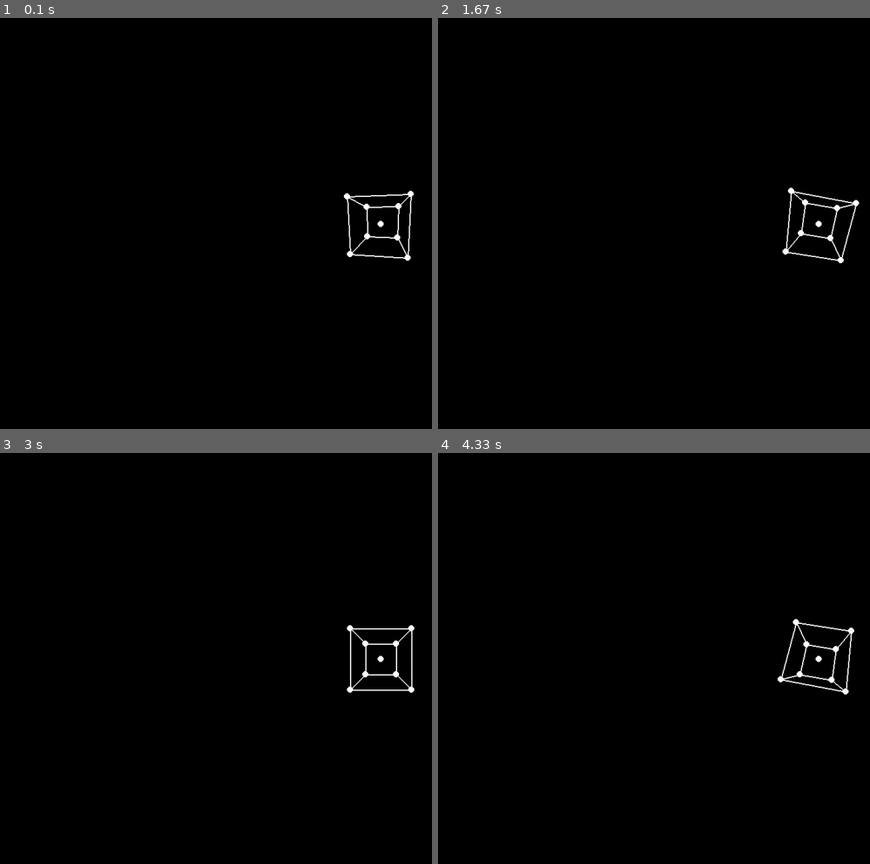
Above: before the commit, frames 1-4 (two rows, left to right).
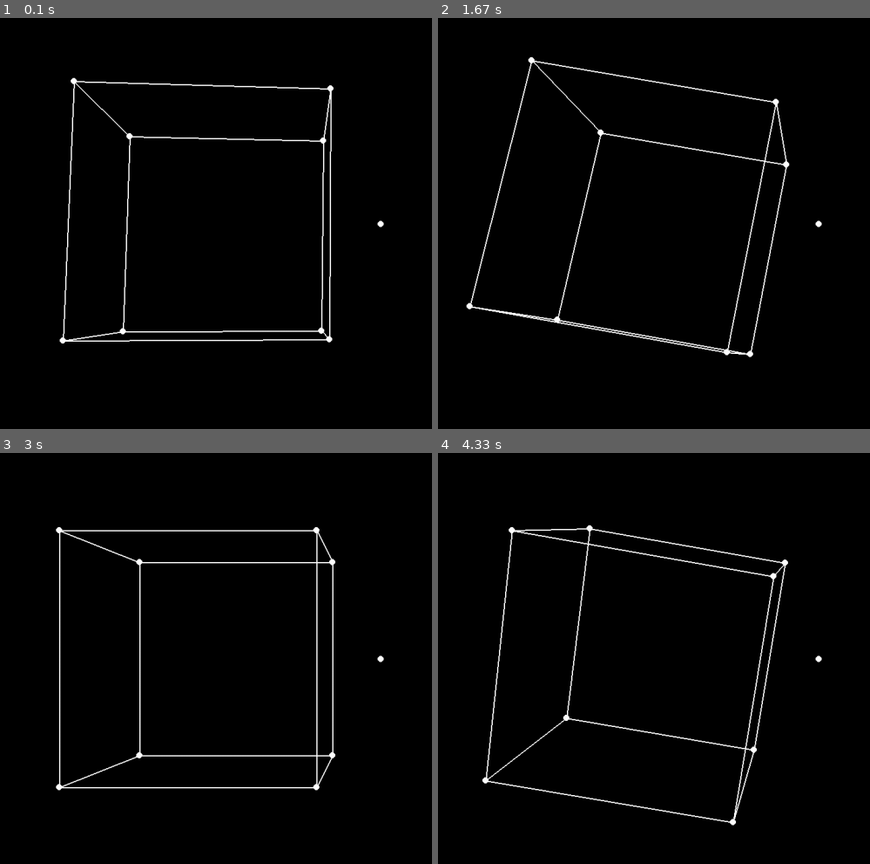
Above: after the commit, the same moments.

Repository: SteakFisher/pyGameEngine
Game: pygame game, started from main.py
The game is run twice, just before and just after one commit, with the same random seed, the same clock (stepped at 60 frames per second) and the same inputs.
Inputs:
- Up to frame 1 (0.1 s): no input
- Up to frame 2 (1.67 s): no input
- Up to frame 3 (3 s): no input
- Up to frame 4 (4.33 s): no input

The runs differ from the first frame. In frame 1, 2.8% of the frame differs, in the area x 13-96%, y 14-80%; in frame 2, 2.8%; in frame 3, 2.9%, in the area x 12-96%, y 18-83%; in frame 4, 2.9%.

Commit message:
Projection matrix works now

Diff:
--- a/main.py
+++ b/main.py
@@ -17,7 +17,7 @@
 running = True
 
 environment: List[Object] = []
-cube1: Cube = Cube(environment, screen, Position(0, 0, 3), Rotation(0, 0, 0))
+cube1: Cube = Cube(environment, screen, Position(1.5, 0, 7), Rotation(0, 0, 0))
 
 while running:
     for event in pygame.event.get():
@@ -26,7 +26,7 @@
 
     screen.fill("black")
 
-    # cube1.setPosition(cube1.pos + Position(0, 0, -0.01))
+    # cube1.setPosition(cube1.pos + Position(0, 0, 0.01))
     cube1.setRotation(cube1.rot + Rotation(1, 1, 0))
     # cube1.setScale(cube1.scale + Scaling(0.01, 0.01, 0.01))
 
--- a/newClasses/Cube.py
+++ b/newClasses/Cube.py
@@ -56,6 +56,10 @@
             transformedVertices.append(vertex)
         return numpy.array(transformedVertices)
 
+    def __drawEdges(self, pixels):
+        for i in self.edges:
+            pygame.draw.line(self.screen, Color(255, 255, 255), pixels[i[0]], pixels[i[1]], 2)
+
     def draw(self):
         screen = self.screen
 
@@ -63,25 +67,47 @@
 
         transformedVertices: numpy.ndarray = self.__transformVertices(vertices)
 
-        orthographicProjectionMatrix = numpy.array([
-            [1, 0, 0, 0],
-            [0, 1, 0, 0],
-            [0, 0, 0, 0],
-            [0, 0, 0, 1]
+        fov = 110  # Field of view in degrees
+        aspect_ratio = screen.get_width() / screen.get_height()  # Aspect ratio of the screen
+        near = 0.1  # Distance to the near clipping plane
+        far = 100.0  # Distance to the far clipping plane
+
+        f = 1 / numpy.tan(fov / 2 / 180 * numpy.pi)  # Calculate projection factor
+        # projection_matrix = numpy.array([
+        #     [-f / aspect_ratio, 0, 0, 0],
+        #     [0, -f, 0, 0],
+        #     [0, 0, (far + near) / (far - near), 1],
+        #     [0, 0, -2 * far * near / (far - near), 0]
+        # ])
+
+        f = 1 / numpy.tan(fov / 2 / 180 * numpy.pi)  # Calculate projection factor
+        projection_matrix = numpy.array([
+            [f / aspect_ratio, 0, 0, 0],
+            [0, f, 0, 0],
+            [0, 0, (far + near) / (far - near), 1],
+            [0, 0, -2 * far * near / (far - near), 0]
         ])
 
         pixels = []
 
         for vertex in transformedVertices:
-            vertex = numpy.dot(orthographicProjectionMatrix, vertex) / vertex[2]
+            vertex = numpy.dot(projection_matrix, vertex)
 
-            pixel = (int(screen.get_width() / 2 + vertex[0] * 100), int(screen.get_height() / 2 + vertex[1] * 100))
+            print(vertex / vertex[3])
+
+            vertex /= vertex[3]
+
+            screen_x = vertex[0] * screen.get_width() / 2 + screen.get_width() / 2
+            screen_y = vertex[1] * screen.get_height() / 2 + screen.get_height() / 2
+
+            pixel = (screen_x, screen_y)
             pixels.append(pixel)
 
             pygame.draw.circle(screen, Color(255, 255, 255), pixel, 5)
 
-        for i in self.edges:
-            pygame.draw.line(screen, Color(255, 255, 255), pixels[i[0]], pixels[i[1]], 2)
+        self.__drawEdges(pixels)
+
+
 
     def tick(self):
         self.draw()
